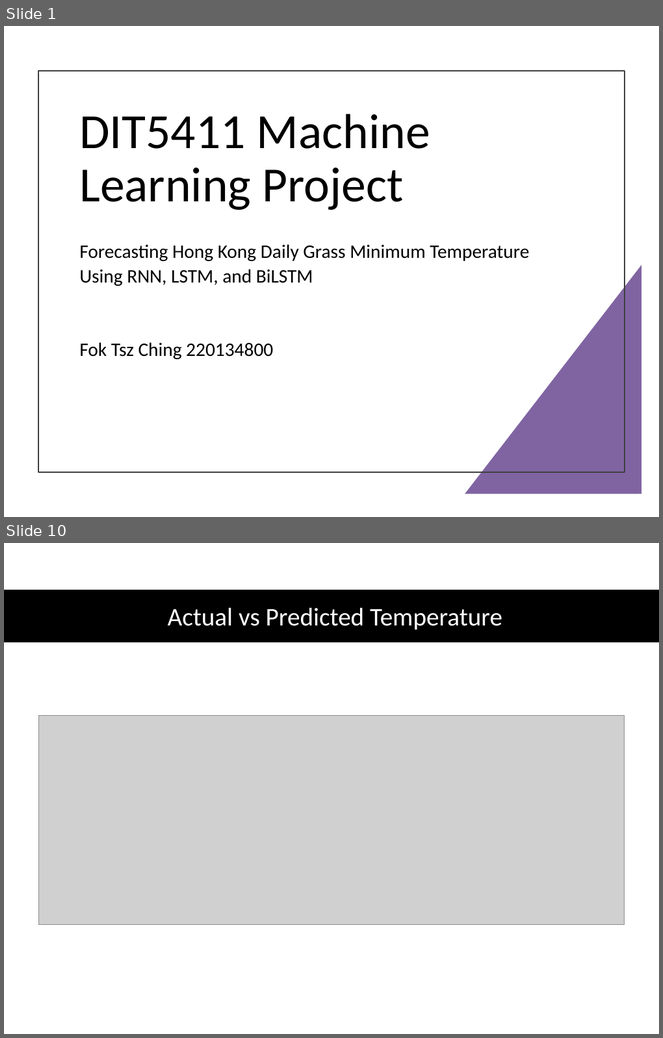
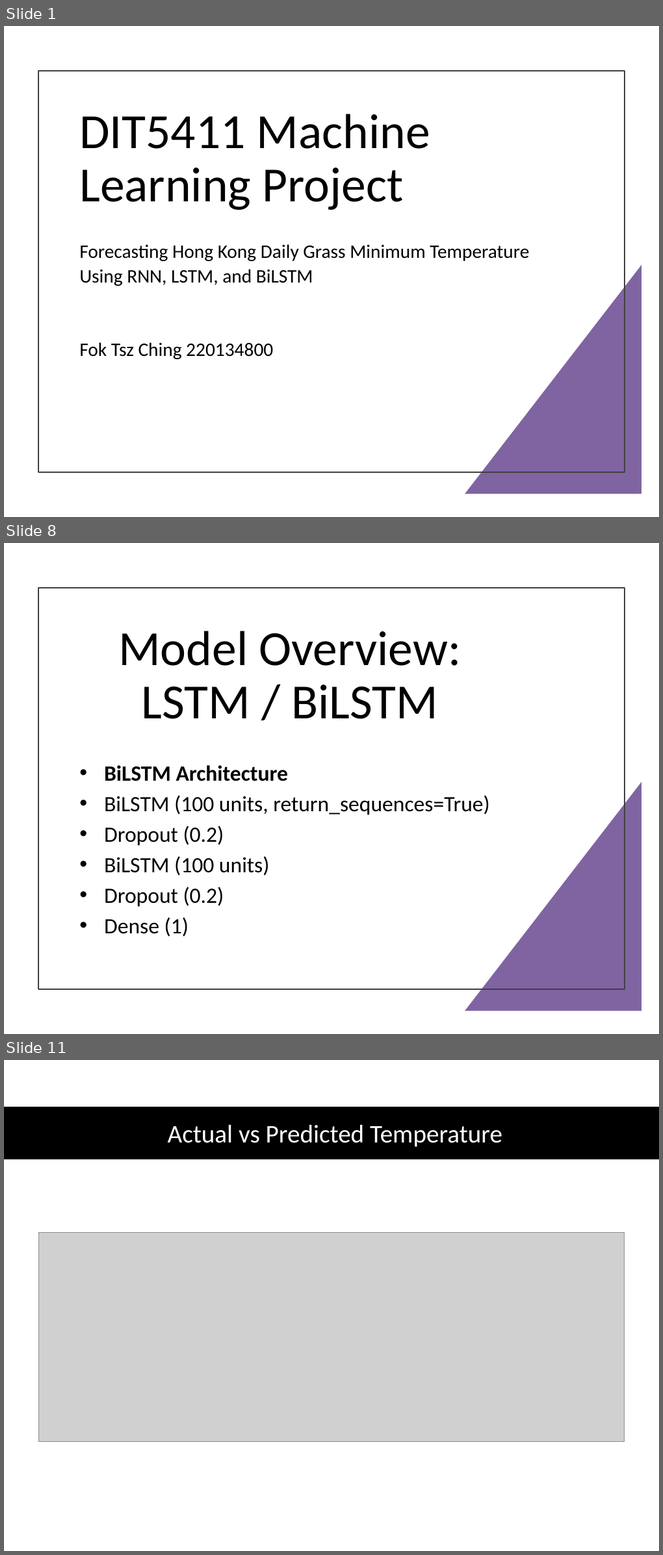
Before and after one commit to Ahhaeyy/DIT5411-RNN-LSTM-Temperature-Forecasting, a slide deck: DIT5411_220134800_Project_Presentation.pptx. Shown one above the other, each under a label of ours: slides 1 and 10 before the commit, slides 1, 8 and 11 after it; the slides between them are not shown. The pictures are 663x1038 and 663x1555 pixels, drawn with LibreOffice and Linux fonts; fonts in the diff are those of the drawing; grey boxes stand for pictures. Boxes give left, top, right and bottom in pixels: in the first picture for what was removed or moved away, otherwise in the second. Text is boxed around its words. In the diff, an @@ line names an element or a change of style, - is before the commit and + after.

```diff
--- a/DIT5411_220134800_Project_Presentation.pptx
+++ b/DIT5411_220134800_Project_Presentation.pptx
@@ slide 8 added at [4, 543, 659, 1034], background #FFFFFF @@
@@ rectangle added at [38, 588, 625, 989], outline #404040 1.5 pt @@
@@ title added at [118, 631, 461, 719], 54 pt, text #000000 @@
+Model Overview: LSTM / BiLSTM
@@ text added at [104, 765, 490, 937], 24 pt, text #000000 @@
+• BiLSTM Architecture
+• BiLSTM (100 units, return_sequences=True)
+• Dropout (0.2)
+• BiLSTM (100 units)
+• Dropout (0.2)
+• Dense (1)
@@ right triangle added at [465, 782, 642, 1012], fill #8064A2 @@
@@ what was slide 10 is now slide 11 @@
```
Also in this commit, not shown: 10 slides changed, 1 other file.
